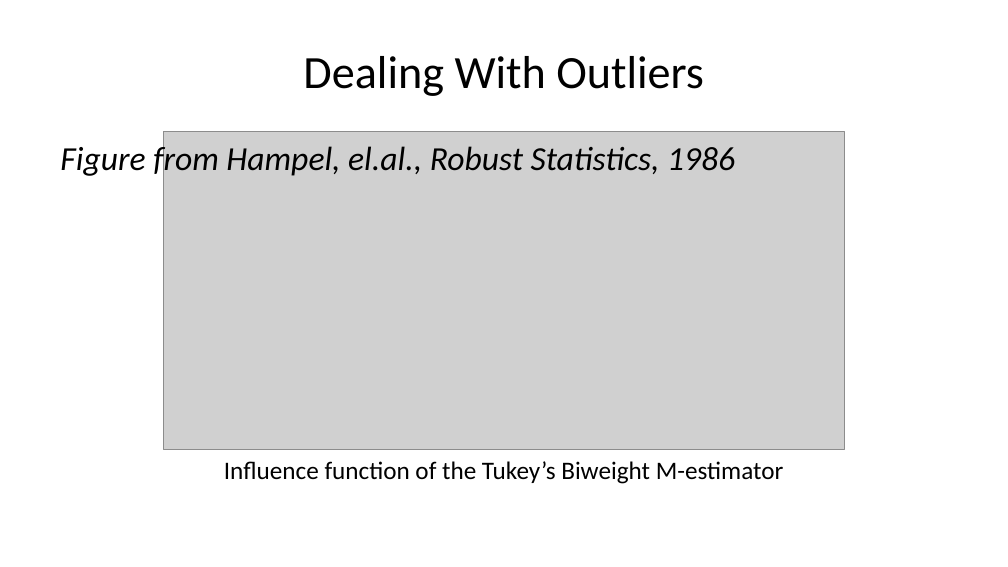
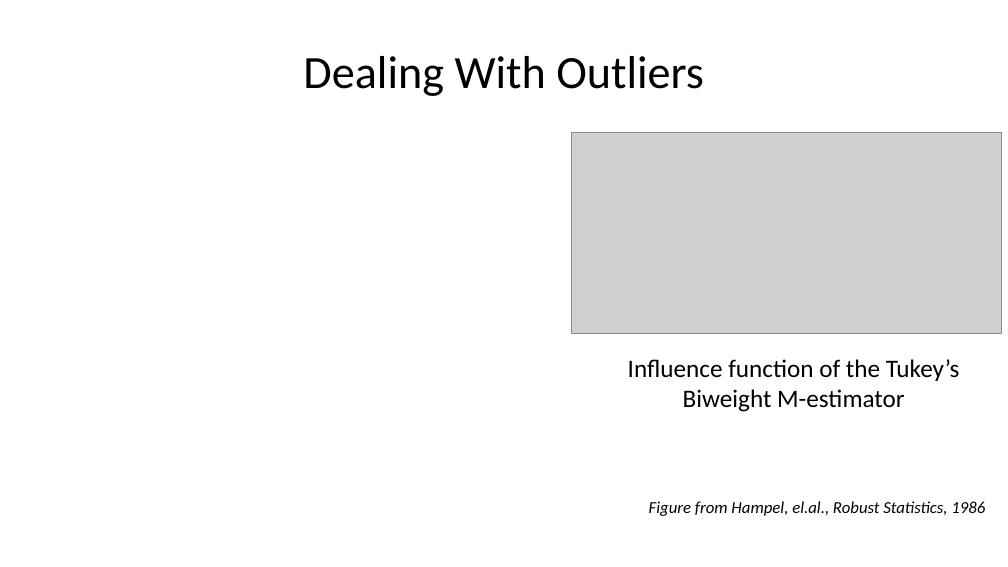
Before and after one commit to StephenElston/CSCI-E-83, a slide deck: slide 37 of LectureSlides/10b_ModelsFor OutliersAndOverdispersion.pptx (slide 36 before the commit). Drawn at 1008x567 pixels with LibreOffice and Linux fonts; fonts in the diff are those of the drawing; grey boxes stand for pictures. Boxes give left, top, right and bottom in pixels: in the first picture for what was removed or moved away, otherwise in the second. Text is boxed around its words. In the diff, an @@ line names an element or a change of style, - is before the commit and + after.

```diff
--- a/LectureSlides/10b_ModelsFor OutliersAndOverdispersion.pptx
+++ b/LectureSlides/10b_ModelsFor OutliersAndOverdispersion.pptx
@@ picture: place and size @@
-picture at <box>163,132,844,450</box>
+picture at <box>572,132,1002,333</box>
@@ text "Influence function of the Tukey’s ..." rewrapped from <box>224,461,784,484</box> to <box>628,359,960,412</box> @@
@@ text "Figure from Hampel, el.al., Robust ...": place and size @@
-text "Figure from Hampel, el.al., Robust ..." at <box>60,143,735,179</box>
+text "Figure from Hampel, el.al., Robust ..." at <box>649,501,985,516</box>
@@ text "Figure from Hampel, el.al., Robust ..." at <box>649,501,985,516</box>: size 24 to 12 pt; less space between paragraphs @@
```
Also in this commit, not shown: 7 other slides changed, 2 slides added, 1 slide removed, 1 other file.
